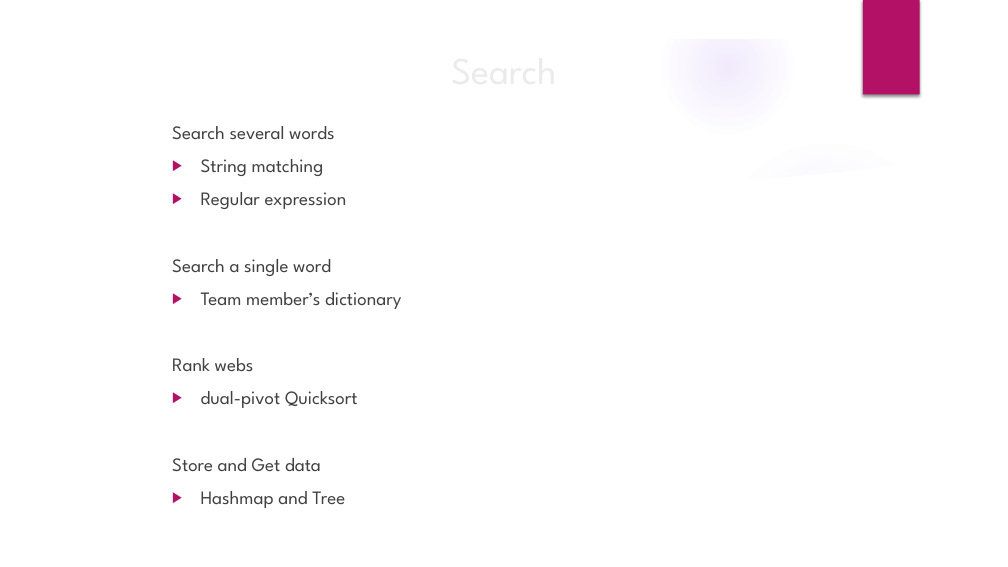
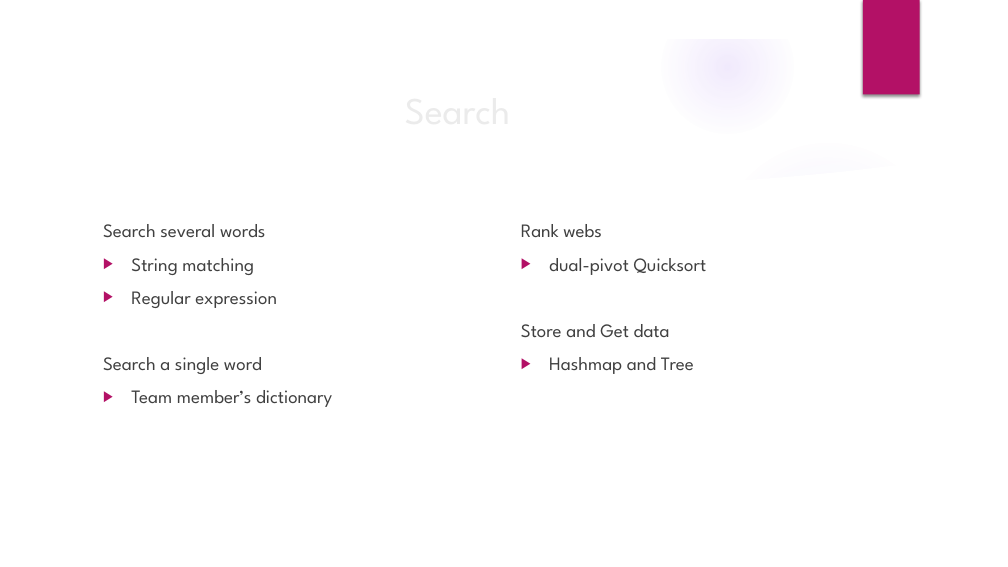
Before and after one commit to s-0-1/ACC-Final-Project, a slide deck: slide 15 of Final Project - ACC.pptx. Drawn at 1008x567 pixels with LibreOffice and Linux fonts; fonts in the diff are those of the drawing; background and template pictures are left out. Boxes give left, top, right and bottom in pixels: in the first picture for what was removed or moved away, otherwise in the second. Text is boxed around its words. In the diff, an @@ line names an element or a change of style, - is before the commit and + after.

```diff
--- a/Final Project - ACC.pptx
+++ b/Final Project - ACC.pptx
@@ title "Search" rewrapped from (x1=164, y1=23, x2=845, y2=117) to (x1=95, y1=80, x2=820, y2=138) @@
@@ text "Search several words" moved from (x1=172, y1=126, x2=401, y2=508) to (x1=103, y1=224, x2=332, y2=407) @@
@@ text added at (x1=521, y1=224, x2=707, y2=374), 18 pt, text #404040 @@
+Rank webs
+▶ dual-pivot Quicksort
+Store and Get data
+▶ Hashmap and Tree
@@ text at (x1=103, y1=357, x2=262, y2=374): indent changed @@
@@ text at (x1=172, y1=358, x2=358, y2=508): paragraphs removed @@
-Rank webs
-▶ dual-pivot Quicksort
-Store and Get data
-▶ Hashmap and Tree
```
Also in this commit, not shown: 2 other slides changed.
